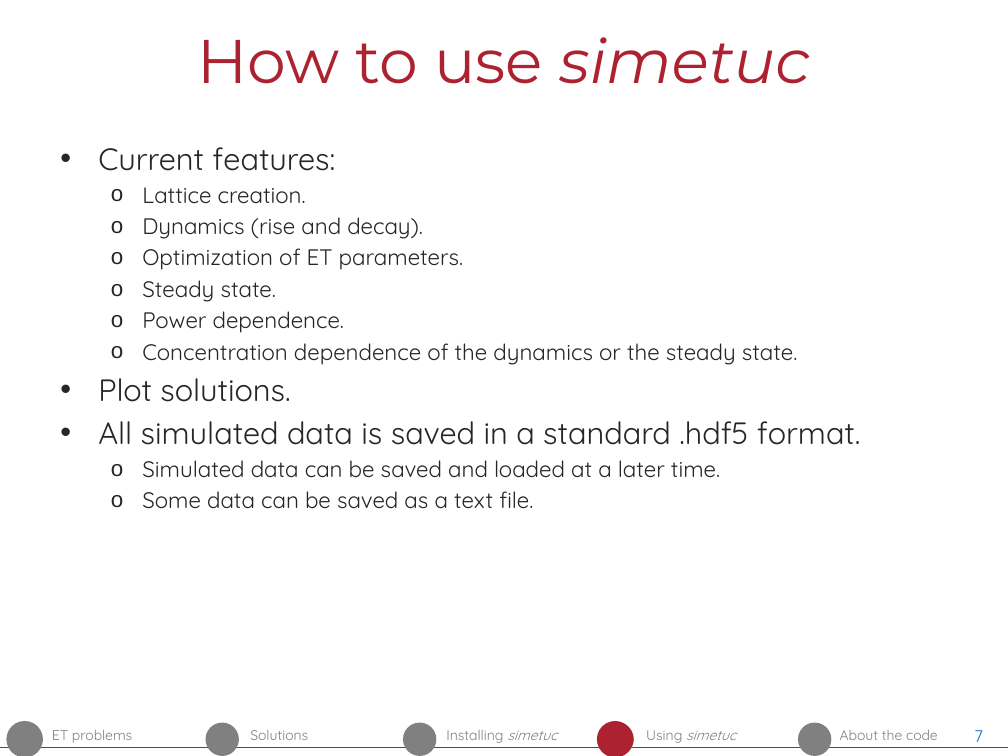
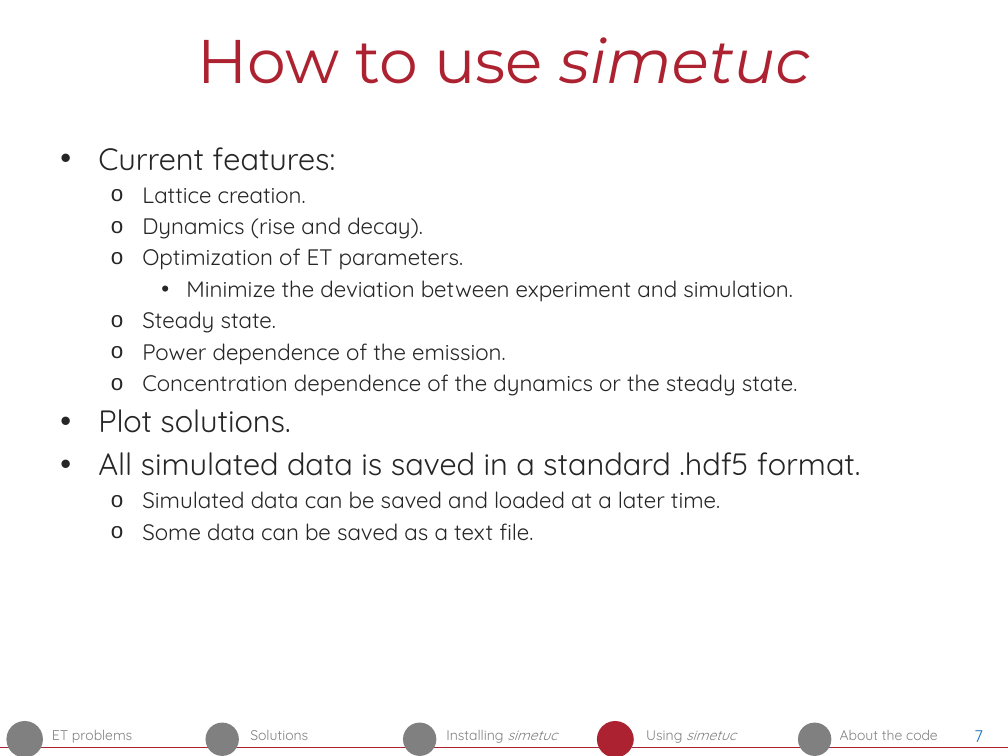
Before and after one commit to pedvide/simetuc, a slide deck: slide 7 of docs/simetuc_presentation/simetuc_presentation.pptx. Drawn at 1008x756 pixels with LibreOffice and Linux fonts; fonts in the diff are those of the drawing. Boxes give left, top, right and bottom in pixels: in the first picture for what was removed or moved away, otherwise in the second. Text is boxed around its words. In the diff, an @@ line names an element or a change of style, - is before the commit and + after.

```diff
--- a/docs/simetuc_presentation/simetuc_presentation.pptx
+++ b/docs/simetuc_presentation/simetuc_presentation.pptx
@@ text at (186, 280, 792, 302): paragraph added @@
+    • Minimize the deviation between experiment and simulation.
@@ text at (142, 343, 506, 365): text changed @@
-  o Power dependence.
+  o Power dependence of the emission.
```
Also in this commit, not shown: 7 other slides changed, 4 slides added, 10 other files.
